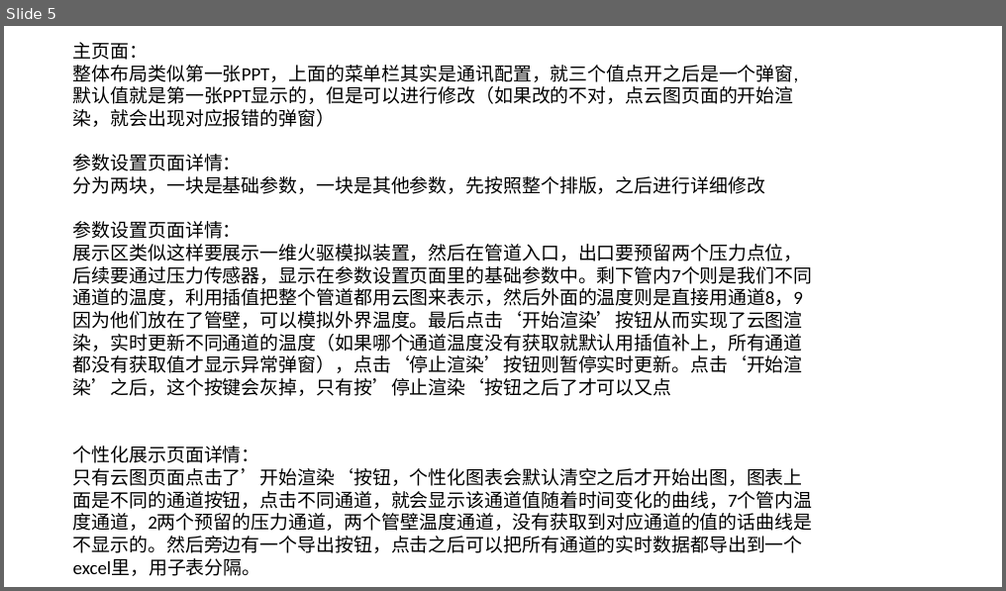
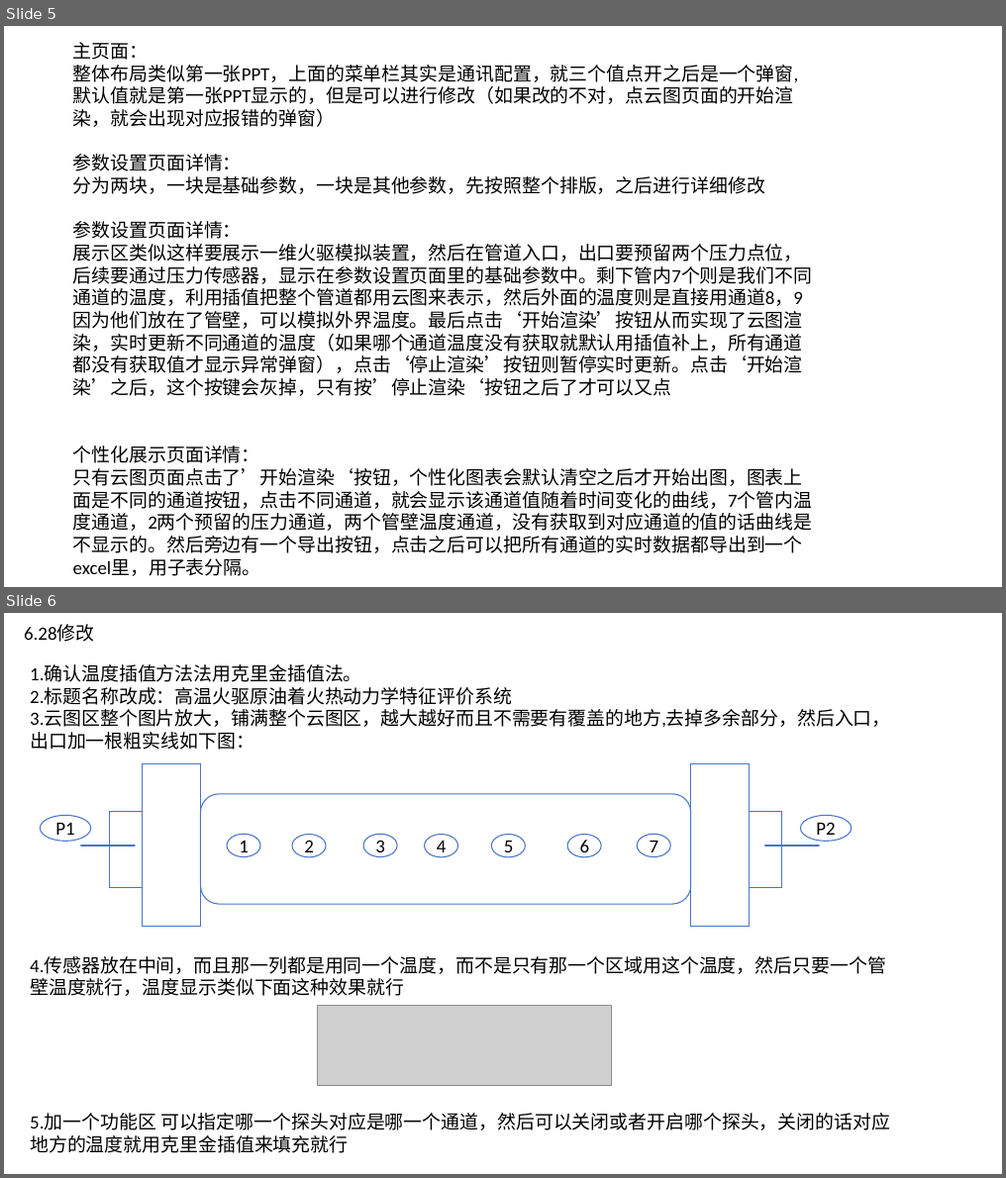
Before and after one commit to 13PG/EHR-Recorder, a slide deck: interface.pptx. Shown one above the other, each under a label of ours: slide 5 before the commit, slides 5 and 6 after it. The pictures are 1006x591 and 1006x1178 pixels, drawn with LibreOffice and Linux fonts; fonts in the diff are those of the drawing; grey boxes stand for pictures. Boxes give left, top, right and bottom in pixels: in the first picture for what was removed or moved away, otherwise in the second. Text is boxed around its words. In the diff, an @@ line names an element or a change of style, - is before the commit and + after.

```diff
--- a/interface.pptx
+++ b/interface.pptx
@@ slide 6 added at (x1=4, y1=613, x2=1002, y2=1174), background #FFFFFF @@
@@ text added at (x1=24, y1=625, x2=94, y2=642), 18 pt, text #000000 @@
+6.28修改
@@ text added at (x1=30, y1=664, x2=891, y2=1154), 18 pt, text #000000 @@
+1.确认温度插值方法法用克里金插值法。
+2.标题名称改成：高温火驱原油着火热动力学特征评价系统
+3.云图区整个图片放大，铺满整个云图区，越大越好而且不需要有覆盖的地方,去掉多余部分，然后入口，出口加一根粗实线如下图：
+4.传感器放在中间，而且那一列都是用同一个温度，而不是只有那一个区域用这个温度，然后只要一个管壁温度就行，温度显示类似下面这种效果就行
+5.加一个功能区 可以指定哪一个探头对应是哪一个通道，然后可以关闭或者开启哪个探头，关闭的话对应地方的温度就用克里金插值来填充就行
@@ rectangle added at (x1=143, y1=764, x2=201, y2=926), outline #4874CB 1 pt @@
@@ rectangle added at (x1=691, y1=764, x2=749, y2=926), outline #4874CB 1 pt @@
@@ ellipse added at (x1=40, y1=815, x2=91, y2=841), outline #4874CB 1 pt, 18 pt, text #000000 @@
+P1
@@ rectangle added at (x1=109, y1=811, x2=143, y2=888), outline #4874CB 1 pt @@
@@ rounded rectangle added at (x1=200, y1=794, x2=690, y2=904), outline #4874CB 1 pt @@
@@ rectangle added at (x1=748, y1=811, x2=782, y2=888), outline #4874CB 1 pt @@
@@ ellipse added at (x1=801, y1=815, x2=851, y2=841), outline #4874CB 1 pt, 18 pt, text #000000 @@
+P2
@@ line added from (81, 846) to (135, 846), #4874CB 2.5 pt @@
@@ ellipse added at (x1=227, y1=834, x2=260, y2=858), outline #4874CB 1 pt, 18 pt, text #000000 @@
+1
@@ ellipse added at (x1=292, y1=835, x2=326, y2=858), outline #4874CB 1 pt, 18 pt, text #000000 @@
+2
@@ ellipse added at (x1=363, y1=834, x2=397, y2=858), outline #4874CB 1 pt, 18 pt, text #000000 @@
+3
@@ ellipse added at (x1=425, y1=835, x2=458, y2=858), outline #4874CB 1 pt, 18 pt, text #000000 @@
+4
@@ ellipse added at (x1=491, y1=835, x2=525, y2=858), outline #4874CB 1 pt, 18 pt, text #000000 @@
+5
@@ ellipse added at (x1=567, y1=835, x2=601, y2=858), outline #4874CB 1 pt, 18 pt, text #000000 @@
+6
@@ ellipse added at (x1=638, y1=834, x2=671, y2=858), outline #4874CB 1 pt, 18 pt, text #000000 @@
+7
@@ line added from (765, 846) to (819, 846), #4874CB 2.5 pt @@
@@ picture added at (x1=318, y1=1005, x2=611, y2=1085) @@
```
Also in this commit, not shown: 1 slide removed, 2 other files.
